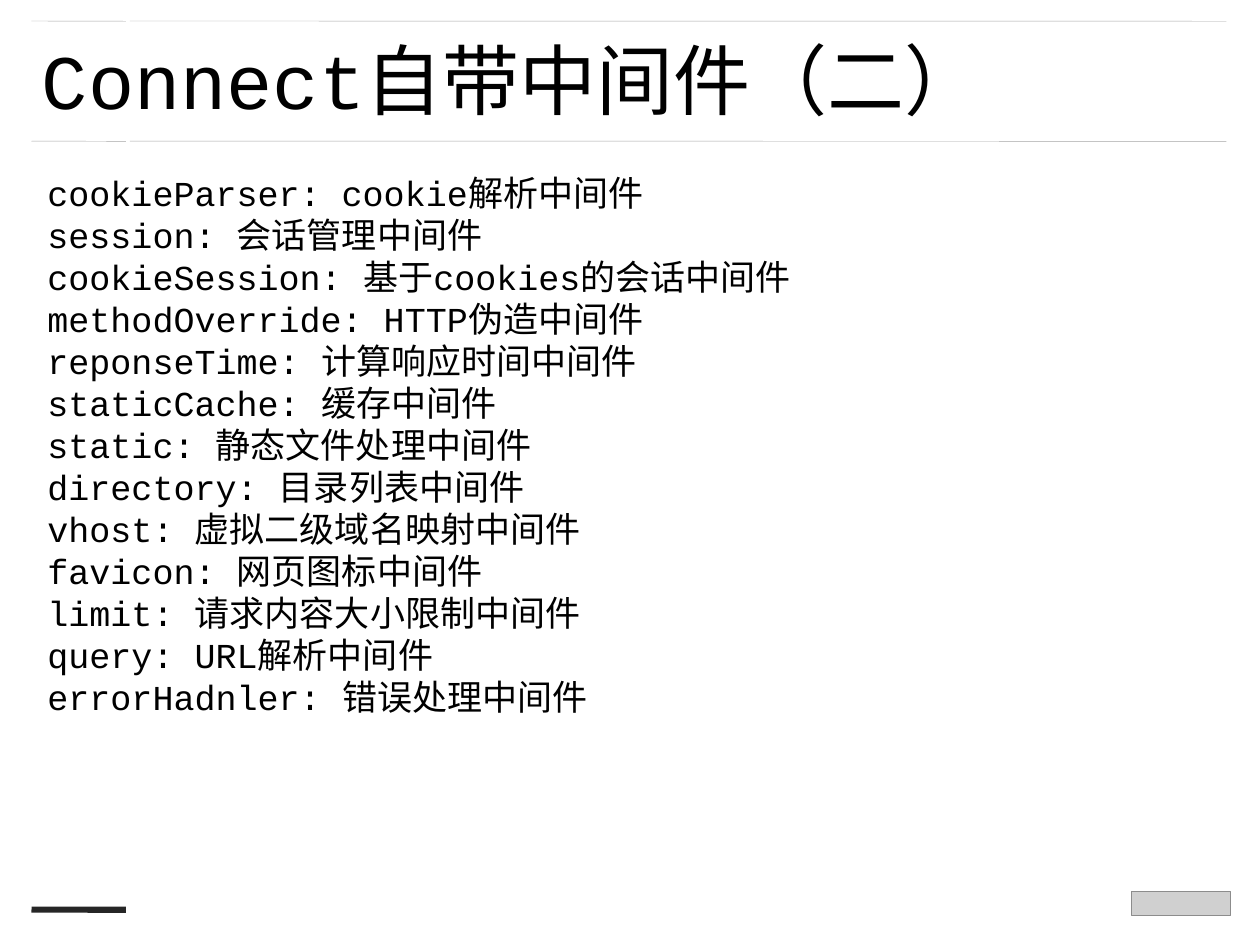
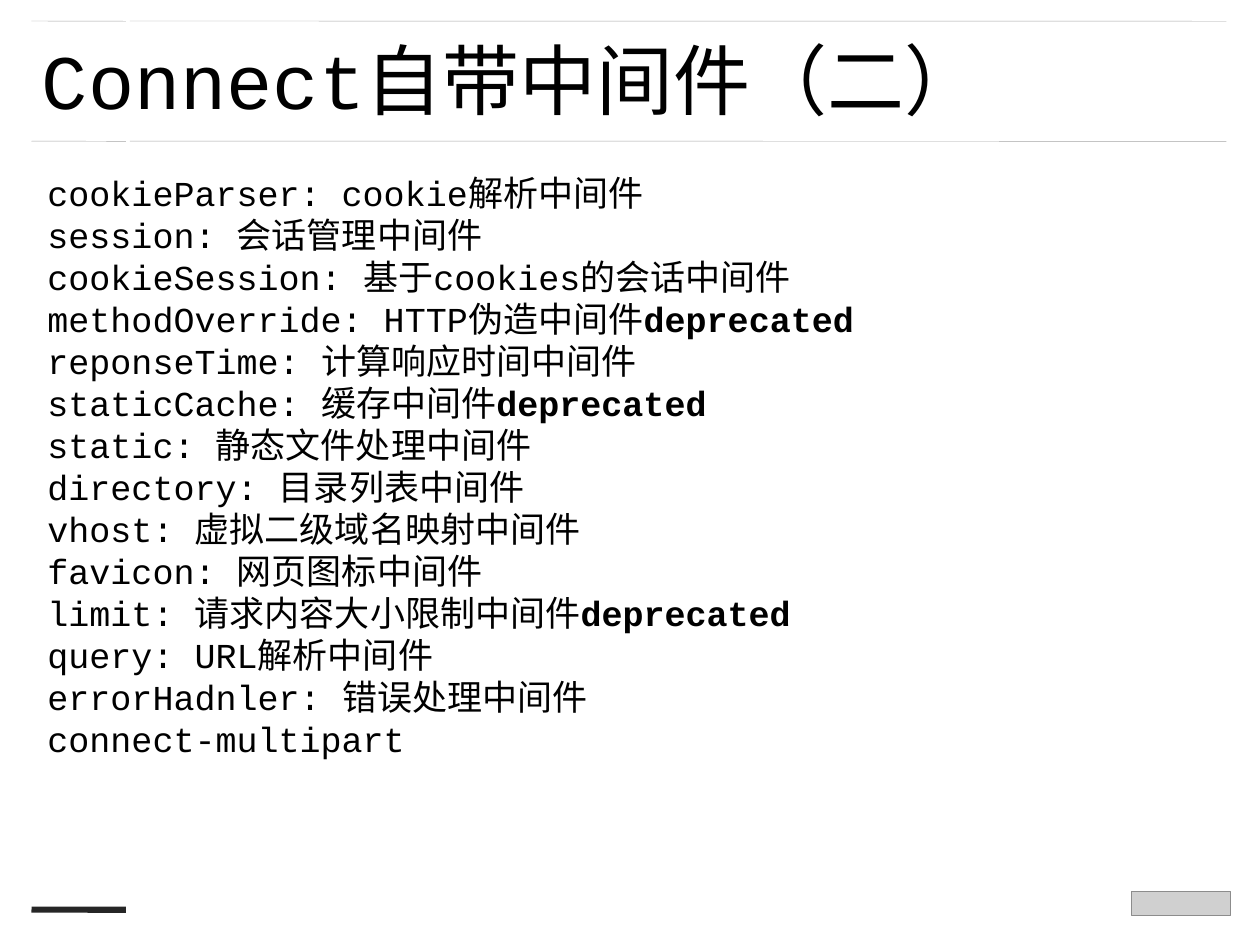
Before and after one commit to zjdgx/Study, a slide deck: slide 15 of PPT/nodejs --蒋刚.ppt. Drawn at 1260x945 pixels with LibreOffice and Linux fonts; fonts in the diff are those of the drawing; grey boxes stand for pictures. Boxes give left, top, right and bottom in pixels: in the first picture for what was removed or moved away, otherwise in the second. Text is boxed around its words. In the diff, an @@ line names an element or a change of style, - is before the commit and + after.

```diff
--- a/PPT/nodejs --蒋刚.ppt
+++ b/PPT/nodejs --蒋刚.ppt
@@ text at [47, 307, 854, 340]: text changed @@
-methodOverride: HTTP伪造中间件
+methodOverride: HTTP伪造中间件deprecated
@@ text at [47, 386, 707, 424]: text changed @@
-staticCache: 缓存中间件
+staticCache: 缓存中间件deprecated
@@ text at [47, 596, 791, 634]: text changed @@
-limit: 请求内容大小限制中间件
+limit: 请求内容大小限制中间件deprecated
@@ text at [47, 727, 404, 760]: paragraph added @@
+connect-multipart
```
Also in this commit, not shown: 5 other slides changed, 8 other files.
